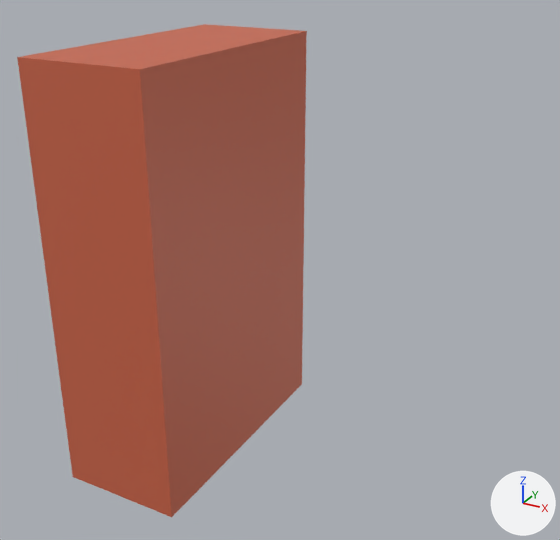
The OBJ model project/resources/player/armL/armL.obj: old version first, new version second.
Camera for both pictures: a 50 mm lens placed at (0.91, -4.42, 9.42), pointed at (-2.2, 1.24, 6.59). The axes (+X, +Y, +Z) are drawn at lower right. The lights are the same throughout. Where no turn or scale is listed for an object, it has been applied to the vertices.
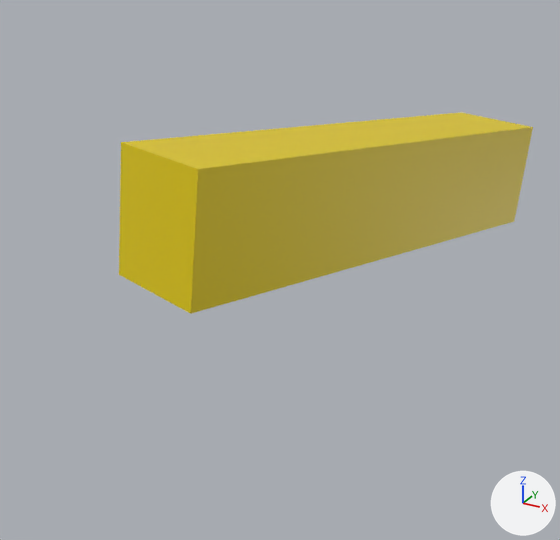
Patch to the scene script:
```diff
--- a/project/resources/player/armL/armL.obj.py
+++ b/project/resources/player/armL/armL.obj.py
@@ img_341_png @@
+img_341_png = load_image('341.png', '341.png', 1024, 1024, 'sRGB')
@@ mat_material_002 @@
 mat_material_002 = principled_material('Material.002')
-mat_material_002.texture = img_34_png
+mat_material_002.texture = img_341_png
@@ me_cube_001 @@
 me_cube_001.from_pydata(...)  # 8 vertices, 12 faces; spans x -2.76..-1.84, y -1.0..1.0, z 5.62..8.72
 # used by ob_cube_001; location = (0.0, 0.0, 0.0)
-me_cube_001.vertices[0].co = (-2.76, -1.0, 5.62)  # pixel (72, 476)
-me_cube_001.vertices[1].co = (-2.76, -1.0, 8.72)  # pixel (17, 57)
-me_cube_001.vertices[2].co = (-2.76, 1.0, 5.62)
-me_cube_001.vertices[3].co = (-2.76, 1.0, 8.72)  # pixel (204, 24)
-me_cube_001.vertices[4].co = (-1.84, -1.0, 5.62)  # pixel (171, 517)
-me_cube_001.vertices[5].co = (-1.84, -1.0, 8.72)  # pixel (139, 69)
-me_cube_001.vertices[6].co = (-1.84, 1.0, 5.62)  # pixel (301, 384)
-me_cube_001.vertices[7].co = (-1.84, 1.0, 8.72)  # pixel (306, 30)
+# me_cube_001 part 1
+me_cube_001.vertices[0].co = (-1.64, 4.38, 6.41)
+me_cube_001.vertices[1].co = (-2.96, -0.05, 6.89)  # pixel (118, 274)
+me_cube_001.vertices[2].co = (-1.58, 4.48, 7.48)  # pixel (460, 112)
+me_cube_001.vertices[3].co = (-2.91, 0.05, 7.95)  # pixel (121, 142)
+me_cube_001.vertices[4].co = (-0.75, 4.11, 6.39)  # pixel (514, 221)
+me_cube_001.vertices[5].co = (-2.08, -0.32, 6.87)  # pixel (190, 313)
+me_cube_001.vertices[6].co = (-0.7, 4.21, 7.46)  # pixel (533, 127)
+me_cube_001.vertices[7].co = (-2.03, -0.22, 7.93)  # pixel (198, 169)
 me_cube_001.materials.append(mat_material_002)
```

What differs and where, as boxes [x1, y1, x2, y2] in the pictures (560 x 540 px):
'Cube.001', surface changed, reshaped (brown to yellow, 43% wider, 59% shorter)
    before: [17, 24, 307, 517]
    after: [119, 112, 533, 314]
